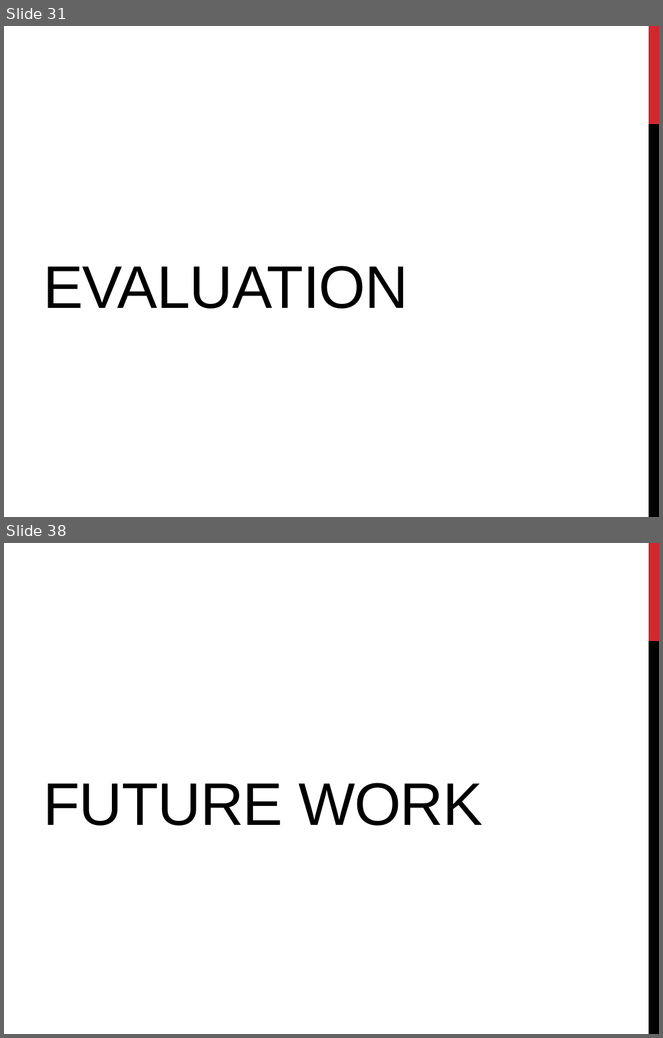
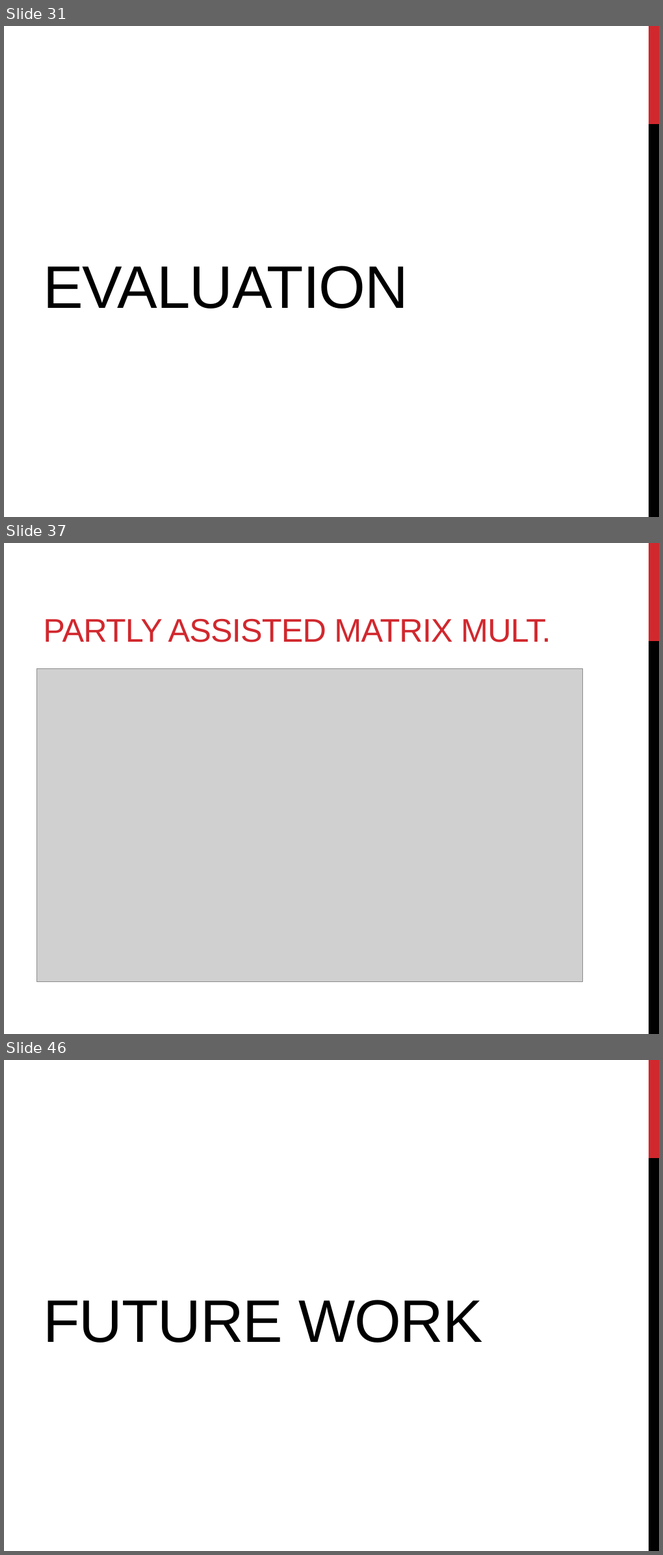
Before and after one commit to florianroesler/thesis_presentation, a slide deck: presentation.pptx. Shown one above the other, each under a label of ours: slides 31 and 38 before the commit, slides 31, 37 and 46 after it; the slides between them are not shown. The pictures are 663x1038 and 663x1555 pixels, drawn with LibreOffice and Linux fonts; fonts in the diff are those of the drawing; grey boxes stand for pictures. Boxes give left, top, right and bottom in pixels: in the first picture for what was removed or moved away, otherwise in the second. Text is boxed around its words. In the diff, an @@ line names an element or a change of style, - is before the commit and + after.

```diff
--- a/presentation.pptx
+++ b/presentation.pptx
@@ slide 37 added at [4,543,659,1034], background #FFFFFF; not listed: 2 template elements that a slide beside it also shows @@
@@ title added at [43,619,551,642], 36 pt, text #D1282E @@
+PARTLY ASSISTED MATRIX MULT.
@@ picture added at [36,669,582,982] @@
@@ what was slide 38 is now slide 46 @@
```
Also in this commit, not shown: 8 slides changed, 8 other slides added, 1 slide removed, 18 other files.
